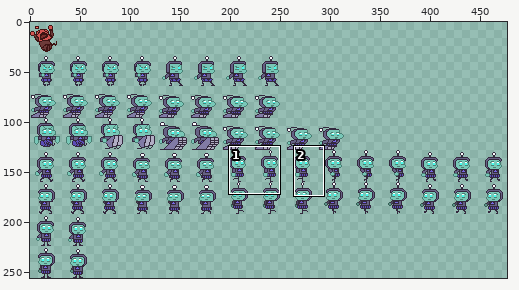
One commit to this sprite sheet: Resources/Sprites/Entities/mc spritesheet.png. Above: a wide view before the commit, with the close-up outlined.
Close-up. The starting point:
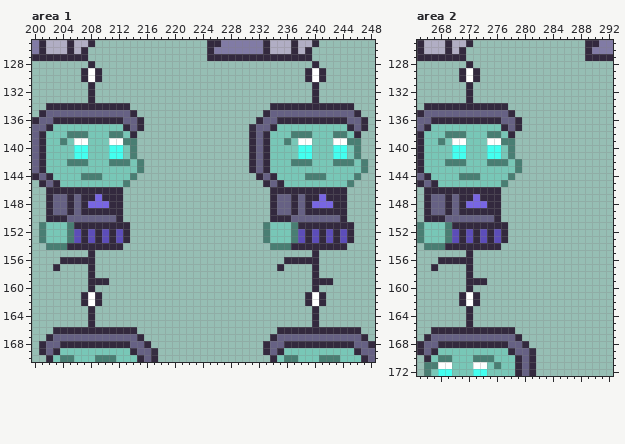
The file is 480x256 pixels. Colours within 5 levels of each other are drawn and written as one. Shown: area 1: x 200..248, y 125..170; area 2: x 265..292, y 125..172. The wide view leaves out empty margins. The commit also changed other parts of the picture, which this record leaves out.
The same view after the edit:
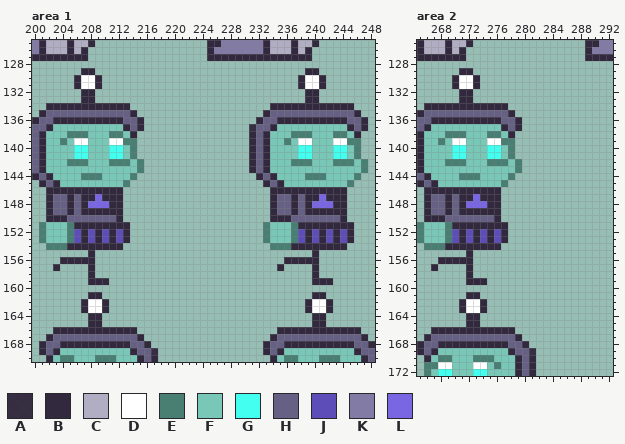
Palette (. is transparent): A #33293ef7  B #33293e  C #b1aec4  D #ffffff  E #497e73  F #78c7b7  G #43fff0  H #666184  J #5c4db9  K #817ba5  L #7866e3
From old to new:
Changed rows in their new state; - is an unchanged pixel.
Area 1:
first column x 206:
128 --.-------------------------------.-
129 --B.------------------------------B.
130 BD------------------------------BD--
131 BDDB----------------------------BDDB
132 -B-------------------------------B--
133 -B-------------------------------B--
first column x 207:
160 -.-------------------------------.--
161 .B------------------------------.B--
162 --DB------------------------------DB
163 BDDB----------------------------BDDB
164 --B-------------------------------B-
165 --B-------------------------------B-
Area 2:
first column x 270:
128 --.-
129 --B.
130 BD--
131 BDDB
132 -B--
133 -B--
first column x 271:
160 -.--
161 .B--
162 --DB
163 BDDB
164 --B-
165 --B-
Changed places in both close-ups, as pixel boxes (x1, y1, x2, y2):
changed: (74, 61, 102, 103)
changed: (298, 61, 326, 103)
changed: (81, 285, 109, 327)
changed: (305, 285, 333, 327)
changed: (452, 61, 480, 103)
changed: (459, 285, 487, 327)
